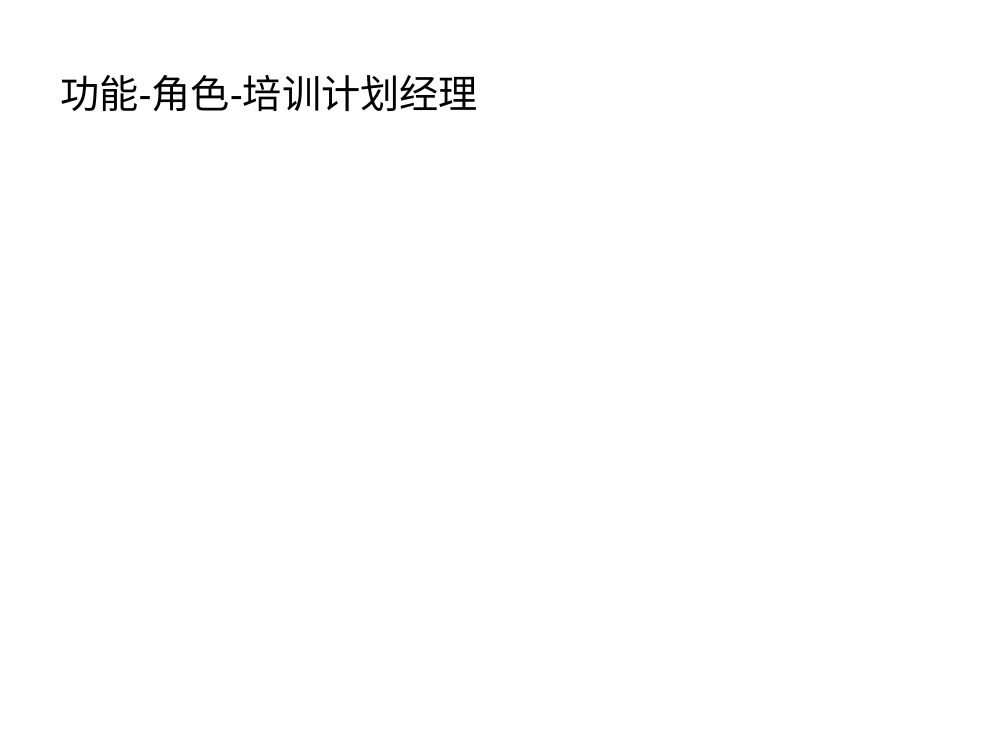
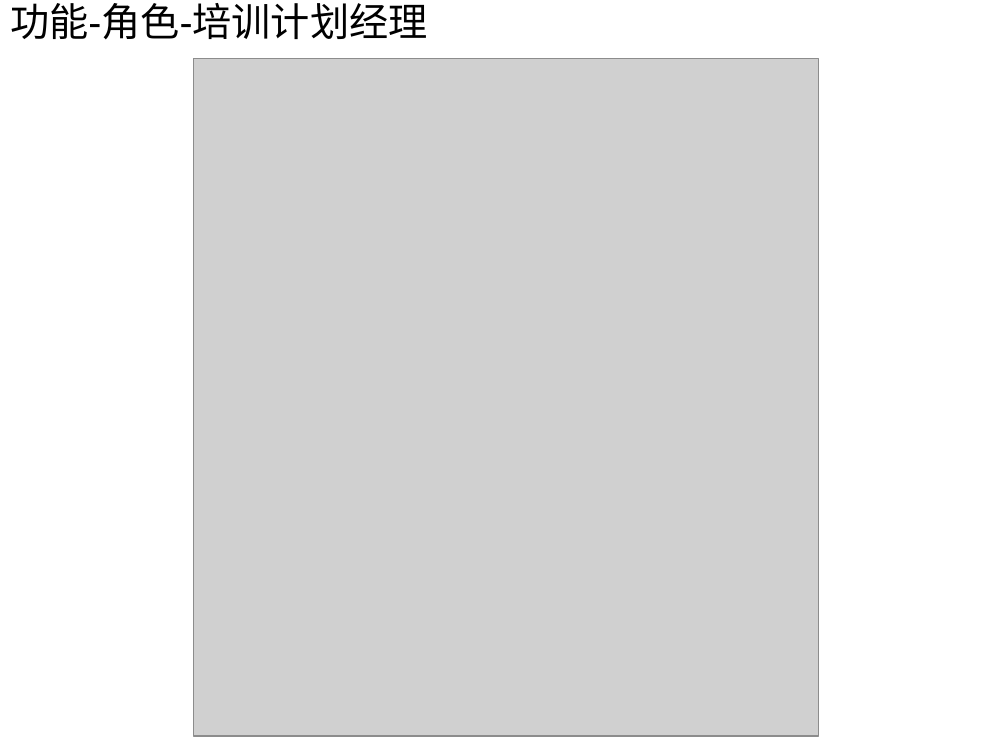
Before and after one commit to huhongjun/mydokeos, a slide deck: slide 8 of docu/Dokeos-lcms.ppt. Drawn at 1008x756 pixels with LibreOffice and Linux fonts; fonts in the diff are those of the drawing; grey boxes stand for pictures. Boxes give left, top, right and bottom in pixels: in the first picture for what was removed or moved away, otherwise in the second. Text is boxed around its words. In the diff, an @@ line names an element or a change of style, - is before the commit and + after.

```diff
--- a/docu/Dokeos-lcms.ppt
+++ b/docu/Dokeos-lcms.ppt
@@ title "功能-角色-培训计划经理": place and size @@
-title "功能-角色-培训计划经理" at [60,75,478,111]
+title "功能-角色-培训计划经理" at [10,3,428,39]
@@ picture added at [194,58,820,736] @@
```
Also in this commit, not shown: 6 other slides changed, 1 other file.
